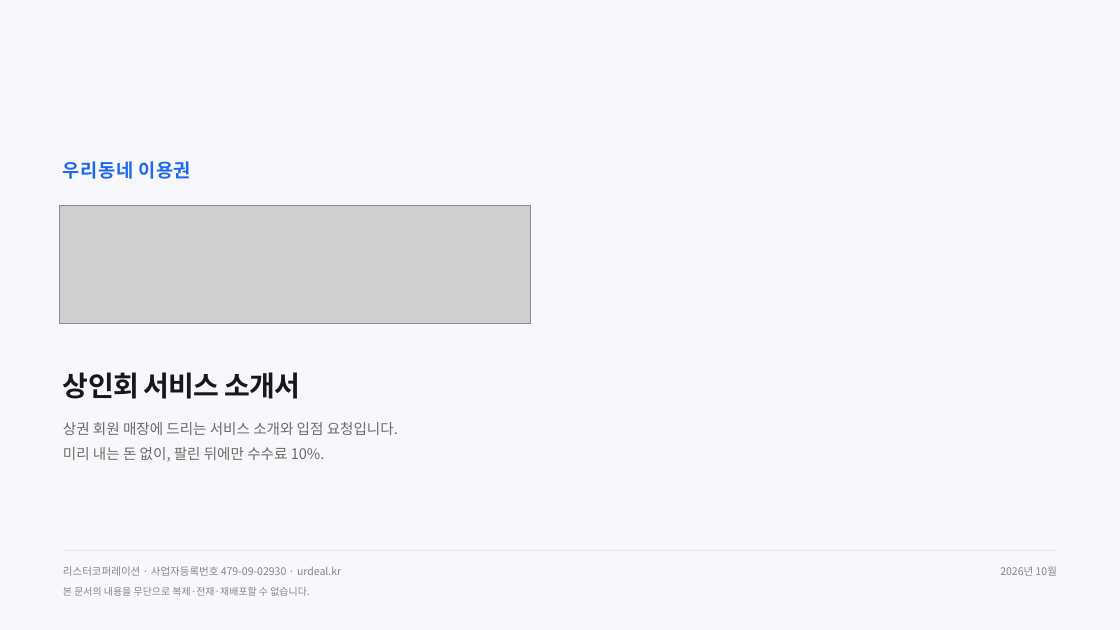
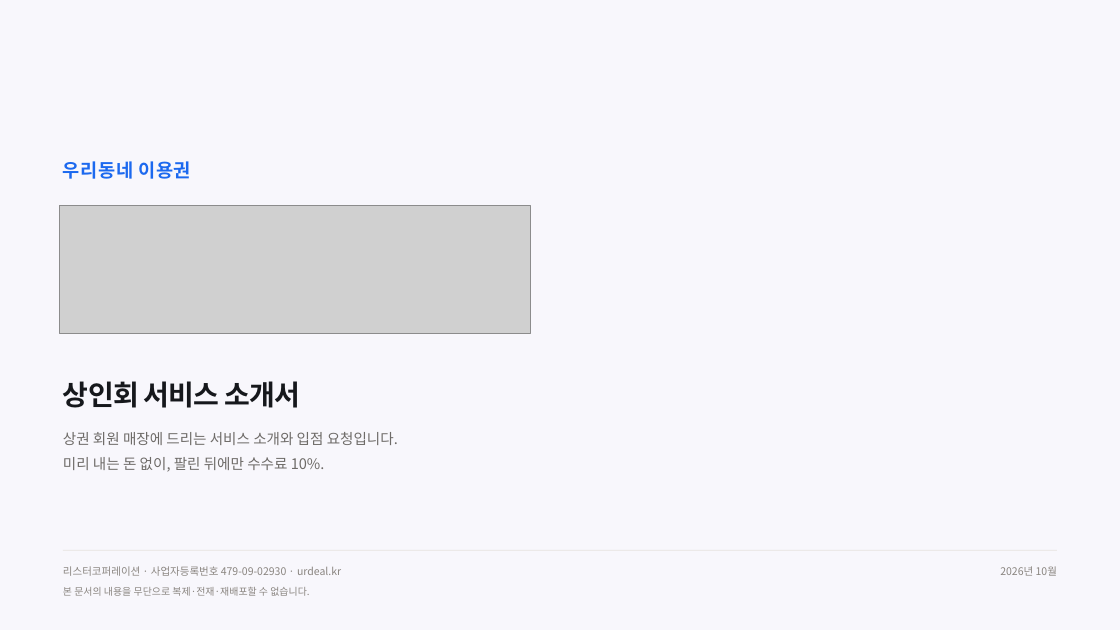
Before and after one commit to tobe2111/ur-live, a slide deck: slide 1 of docs/business/proposals/urdeal-merchant-association-deck.pptx. Drawn at 1120x630 pixels with LibreOffice and Linux fonts; fonts in the diff are those of the drawing; grey boxes stand for pictures. Boxes give left, top, right and bottom in pixels: in the first picture for what was removed or moved away, otherwise in the second. Text is boxed around its words. In the diff, an @@ line names an element or a change of style, - is before the commit and + after.

```diff
--- a/docs/business/proposals/urdeal-merchant-association-deck.pptx
+++ b/docs/business/proposals/urdeal-merchant-association-deck.pptx
@@ picture: place and size @@
-picture at (60, 206, 530, 324)
+picture at (60, 206, 530, 334)
@@ text "상인회 서비스 소개서": place and size @@
-text "상인회 서비스 소개서" at (63, 372, 301, 399)
+text "상인회 서비스 소개서" at (63, 381, 301, 408)
@@ text "상권 회원 매장에 드리는 서비스 ...": place and size @@
-text "상권 회원 매장에 드리는 서비스 ..." at (63, 422, 398, 462)
+text "상권 회원 매장에 드리는 서비스 ..." at (63, 432, 398, 472)
```
Also in this commit, not shown: 19 other slides changed, 23 other files.
